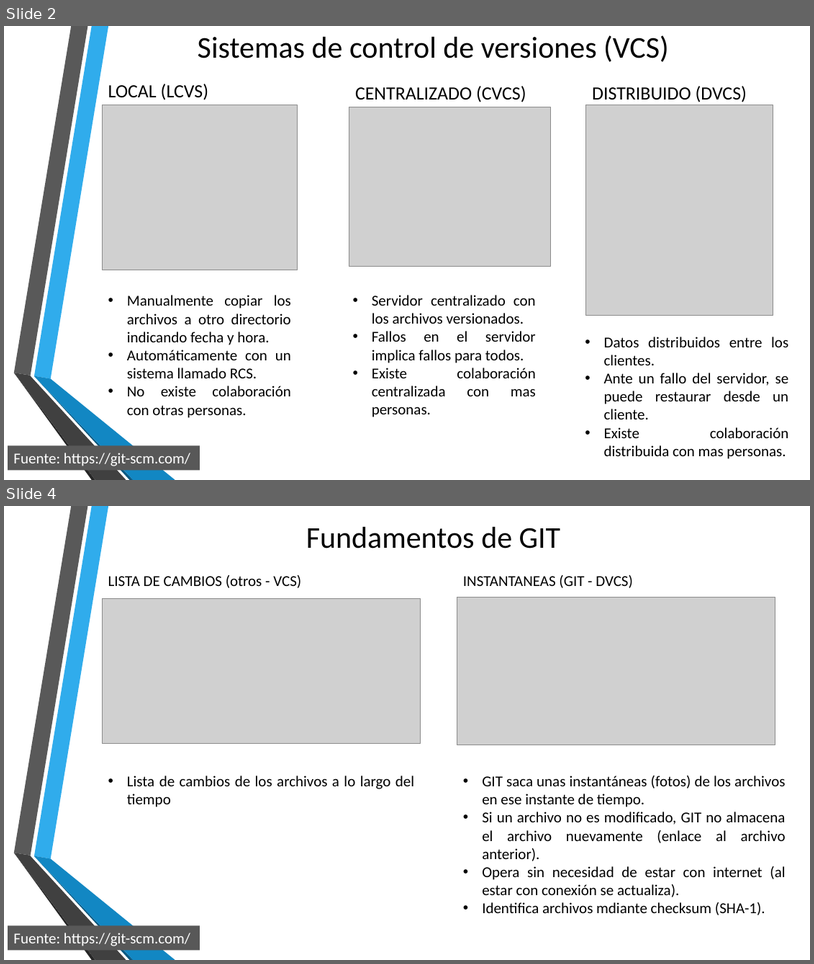
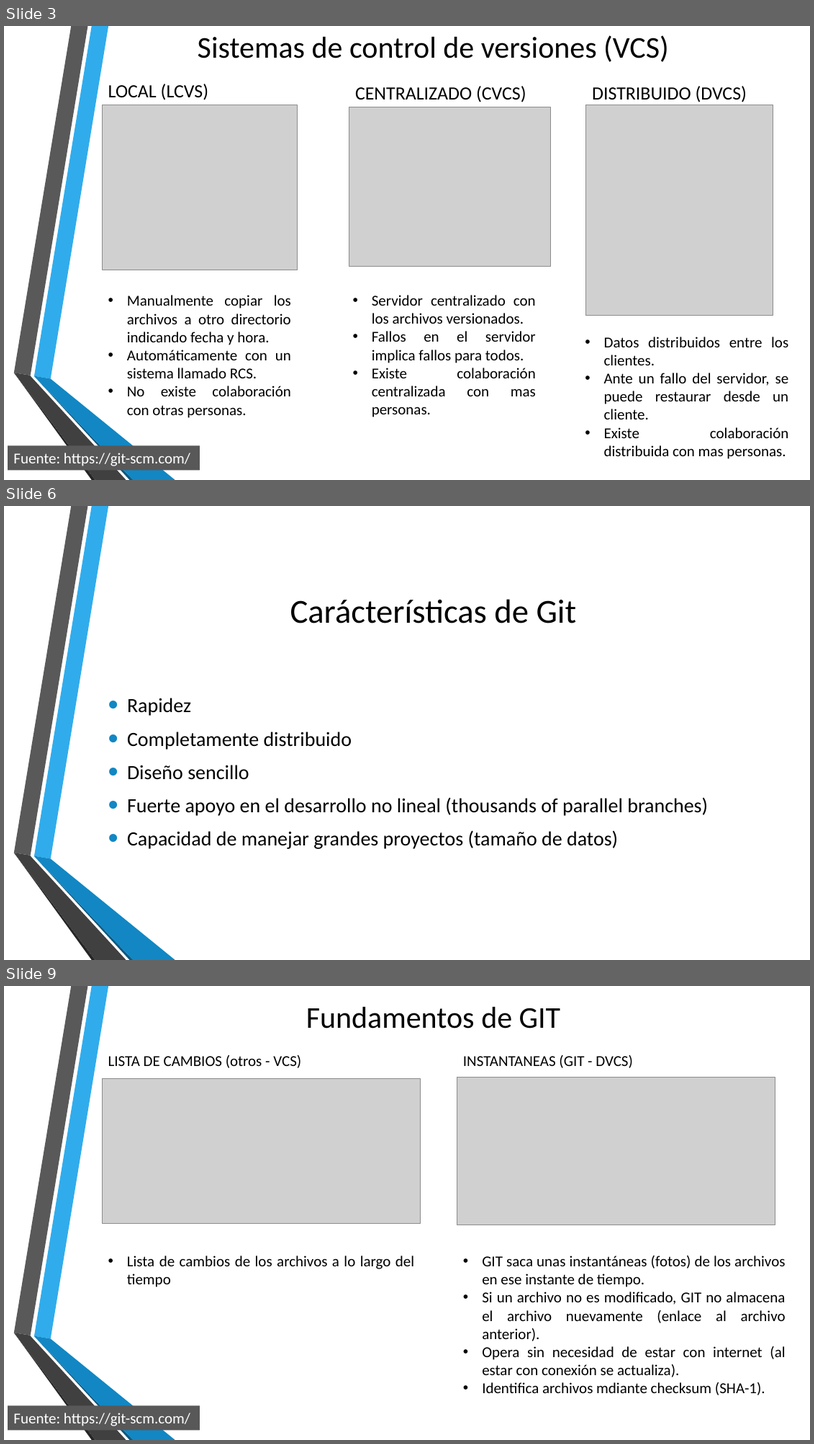
Before and after one commit to campus-digital/tutorialgit, a slide deck: documentos/Presentación3.pptx. Shown one above the other, each under a label of ours: slides 2 and 4 before the commit, slides 3, 6 and 9 after it; the slides between them are not shown. The pictures are 814x964 and 814x1444 pixels, drawn with LibreOffice and Linux fonts; fonts in the diff are those of the drawing; grey boxes stand for pictures; background and template pictures are left out. Boxes give left, top, right and bottom in pixels: in the first picture for what was removed or moved away, otherwise in the second. Text is boxed around its words. In the diff, an @@ line names an element or a change of style, - is before the commit and + after.

```diff
--- a/documentos/Presentación3.pptx
+++ b/documentos/Presentación3.pptx
@@ slide 6 added at (x1=4, y1=506, x2=810, y2=960), background picture (left out); not listed: 6 template elements that a slide beside it also shows @@
@@ title added at (x1=291, y1=599, x2=577, y2=623), 40 pt, text #000000 @@
+Carácterísticas de Git
@@ text added at (x1=127, y1=698, x2=708, y2=849), 24 pt, text #000000 @@
+• Rapidez
+• Completamente distribuido
+• Diseño sencillo
+• Fuerte apoyo en el desarrollo no lineal (thousands of parallel branches)
+• Capacidad de manejar grandes proyectos (tamaño de datos)
@@ what was slide 2 is now slide 3 @@
@@ what was slide 4 is now slide 9 @@
```
Also in this commit, not shown: 1 slide changed, 5 other slides added, 1 other file.
